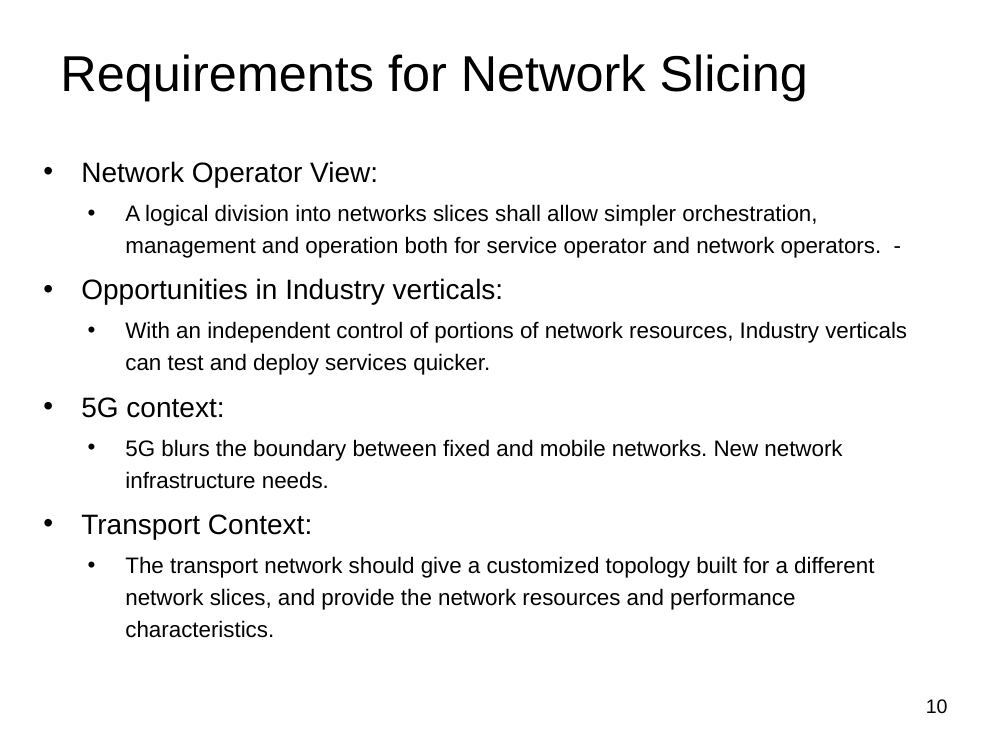
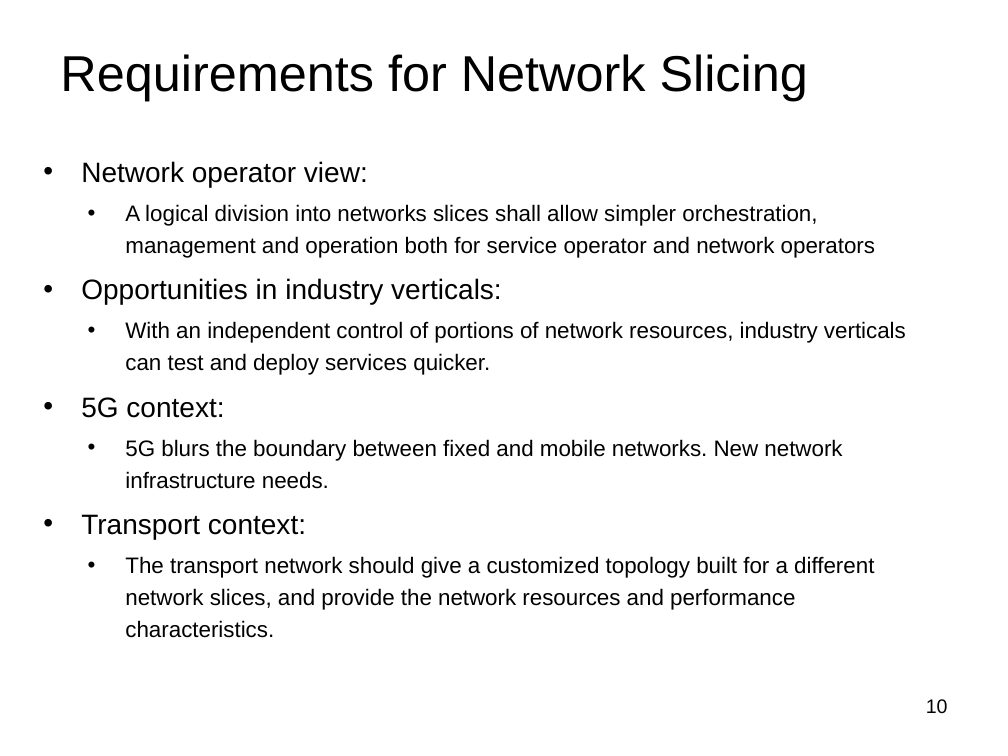
Before and after one commit to netslices/IETF-NetSlices, a slide deck: slide 10 of IETF98_Sidemeeting02/Network Slicing Use Cases_01.ppt. Drawn at 1008x756 pixels with LibreOffice and Linux fonts; fonts in the diff are those of the drawing. Boxes give left, top, right and bottom in pixels: in the first picture for what was removed or moved away, otherwise in the second. Text is boxed around its words. In the diff, an @@ line names an element or a change of style, - is before the commit and + after.

```diff
--- a/IETF98_Sidemeeting02/Network Slicing Use Cases_01.ppt
+++ b/IETF98_Sidemeeting02/Network Slicing Use Cases_01.ppt
@@ text at bbox=[81, 161, 906, 375]: text changed @@
-  • Network Operator View:
-    • A logical division into networks slices shall allow simpler orchestration, management and operation both for service operator and network operators. -
-  • Opportunities in Industry verticals:
-    • With an independent control of portions of network resources, Industry verticals can test and deploy services quicker.
+  • Network operator view:
+    • A logical division into networks slices shall allow simpler orchestration, management and operation both for service operator and network operators
+  • Opportunities in industry verticals:
+    • With an independent control of portions of network resources, industry verticals can test and deploy services quicker.
@@ text at bbox=[81, 514, 306, 539]: text changed @@
-  • Transport Context:
+  • Transport context:
```
Also in this commit, not shown: 7 other slides changed.
